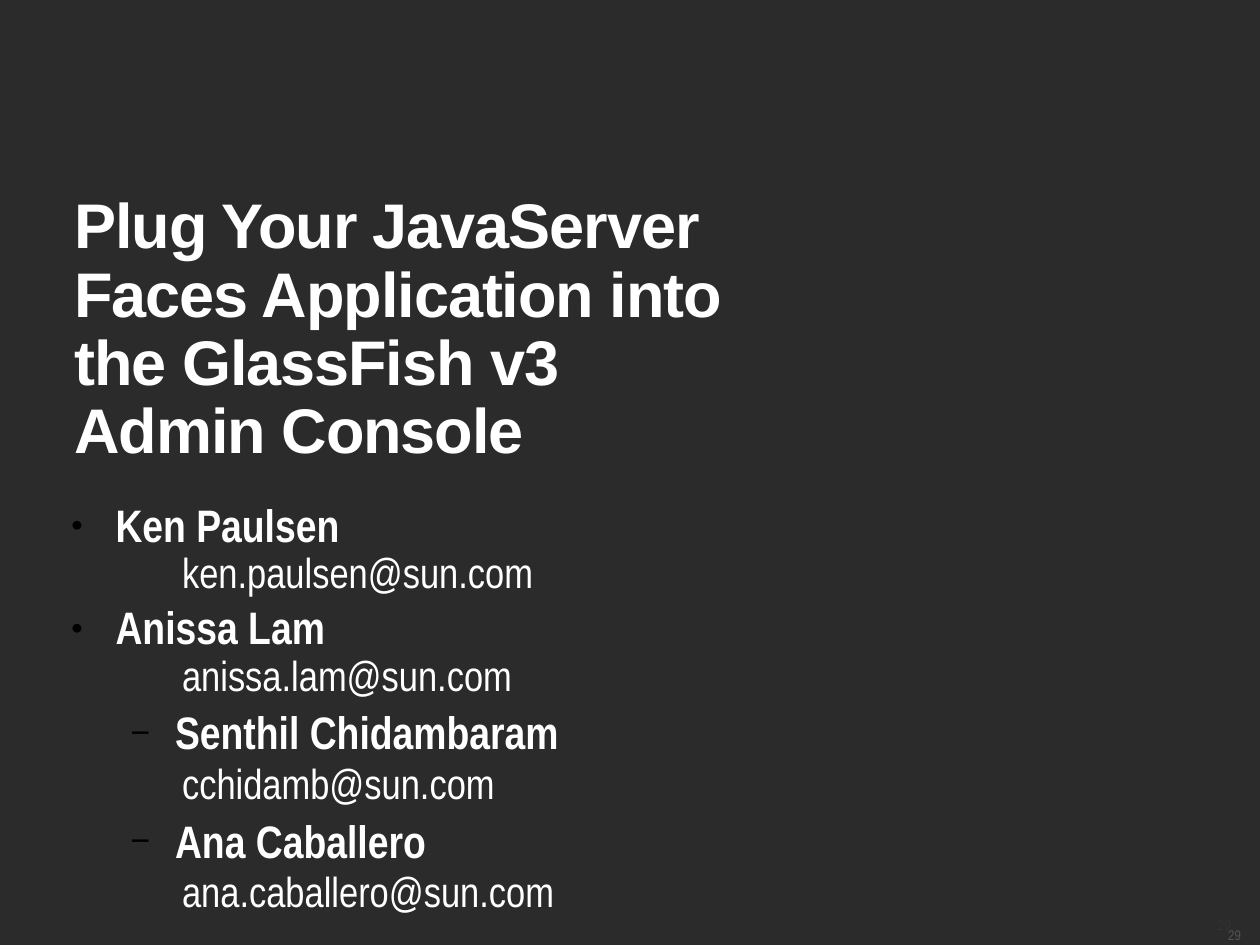
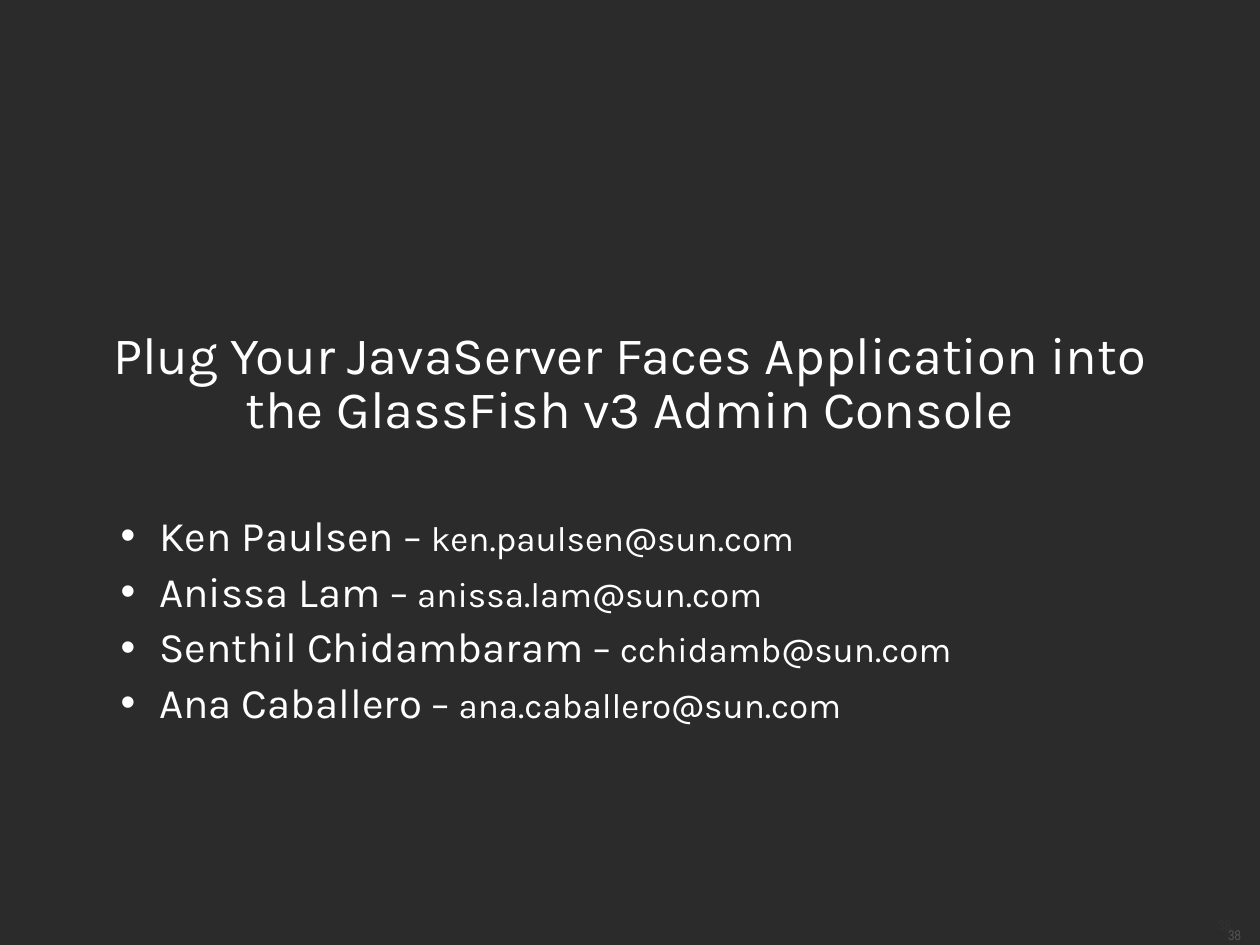
Before and after one commit to dmatej/Glassfish-SVN-Patched, a slide deck: slide 38 of v3/admingui/j1plugin/gfplugin/4520_gfplugin.odp (slide 29 before the commit). Drawn at 1260x945 pixels with LibreOffice and Linux fonts; fonts in the diff are those of the drawing; background and template pictures are left out; a plain dark background stands for a picture behind light text. Boxes give left, top, right and bottom in pixels: in the first picture for what was removed or moved away, otherwise in the second. Text is boxed around its words. In the diff, an @@ line names an element or a change of style, - is before the commit and + after.

```diff
--- a/v3/admingui/j1plugin/gfplugin/4520_gfplugin.odp
+++ b/v3/admingui/j1plugin/gfplugin/4520_gfplugin.odp
@@ title "Plug Your JavaServer Faces Application ...": place and size @@
-title "Plug Your JavaServer Faces Application ..." at (74,202,722,454)
+title "Plug Your JavaServer Faces Application ..." at (113,338,1146,429)
@@ title "Plug Your JavaServer Faces Application ..." at (113,338,1146,429): size 36 to 30 pt, font Arial to Karla, letter spacing -0.6 to 0 pt, bold off; alignment left to centre; line spacing 0.9 to 0.85 @@
@@ text at (159,522,951,725): text changed; size 24 to 20 pt; font Arial Narrow to Karla @@
-● Ken Paulsen
-  ken.paulsen@sun.com
-● Anissa Lam
-  anissa.lam@sun.com
-  − Senthil Chidambaram
-    cchidamb@sun.com
-  − Ana Caballero
-    ana.caballero@sun.com
+• Ken Paulsen – ken.paulsen@sun.com
+• Anissa Lam – anissa.lam@sun.com
+• Senthil Chidambaram – cchidamb@sun.com
+• Ana Caballero – ana.caballero@sun.com
```
Also in this commit, not shown: 27 other slides changed, 10 slides added, 1 slide removed.
